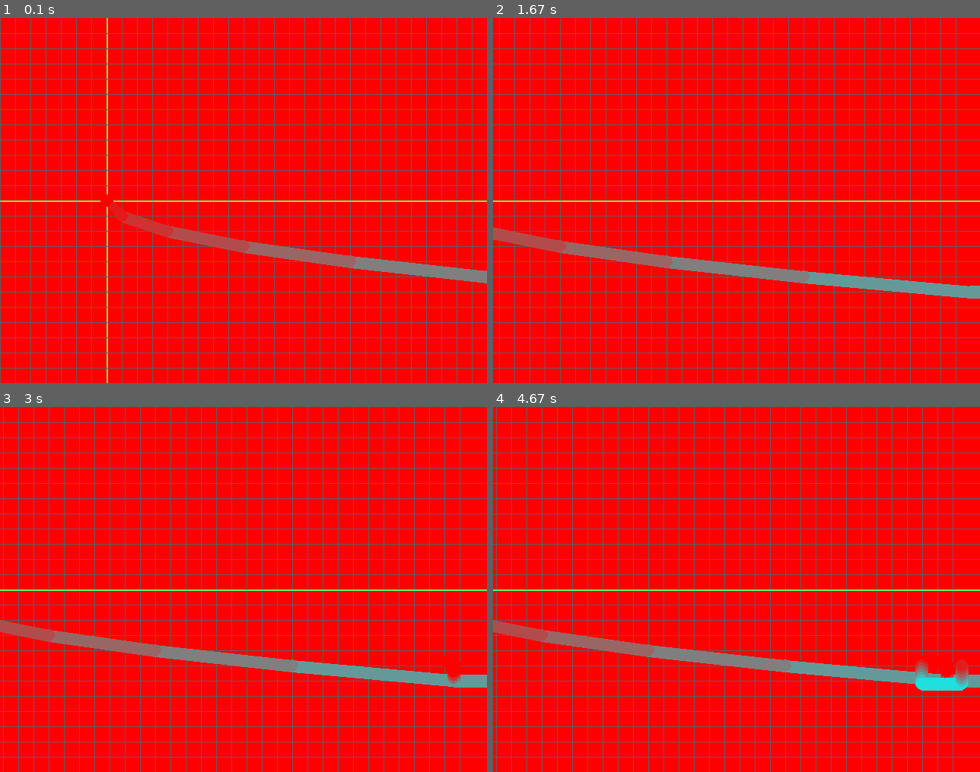
Above: before the commit, frames 1-4 (two rows, left to right).
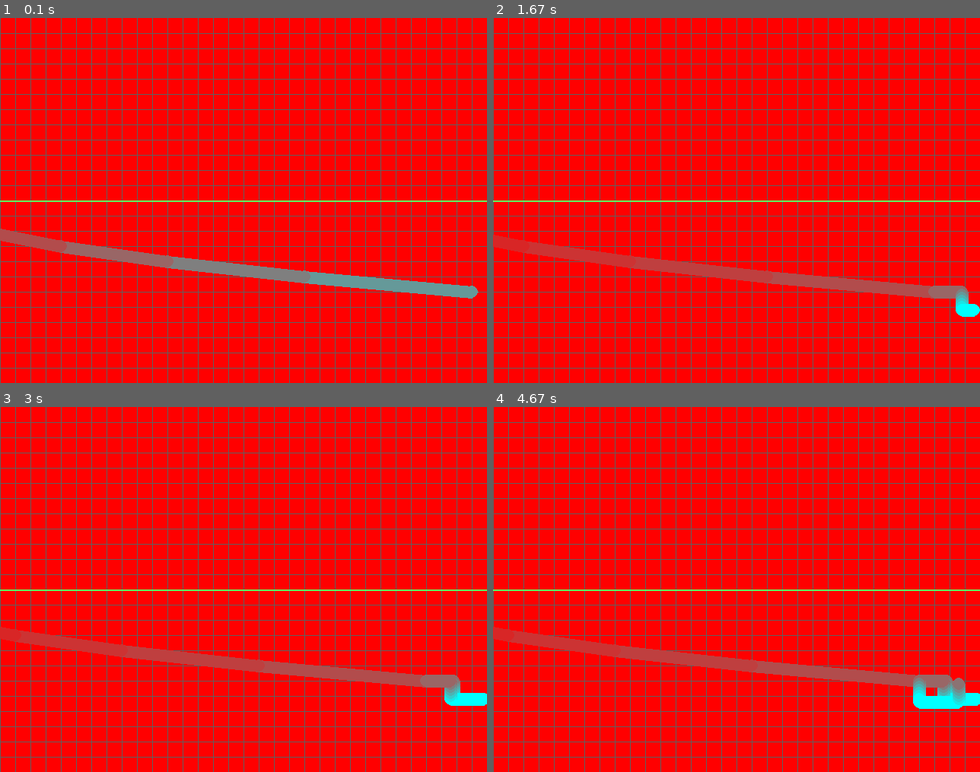
Above: after the commit, the same moments.

Repository: user736/orange_cnc
Game: pygame game, started from pygame_handler.py
Two runs of this game, one before a commit and one after it. Both use one fixed random seed, a clock stepped at 60 frames per second and the inputs below. The source is Python 2; it was converted automatically to run under Python 3.
Inputs:
- Up to frame 1 (0.1 s): no input
- Up to frame 2 (1.67 s): tap W at 0.33 s; hold Right 0.67-1.13 s; hold Up 1.17-1.47 s; hold W 1.17-1.47 s; hold Right from 1.5 s (still down)
- Up to frame 3 (3 s): release Right at 1.97 s; hold Left 2-2.53 s; hold Down 2.57-2.87 s; hold S 2.57-2.87 s; hold Left from 2.9 s (still down)
- Up to frame 4 (4.67 s): release Left at 3.3 s; hold Up 3.33-3.7 s; hold W 3.33-3.7 s; hold Right 3.73-4.37 s; hold Down from 4.4 s (still down); hold S from 4.4 s (still down)

The runs differ from the first frame. In frame 1, 6.1% of the frame differs, in the area x 0-100%, y 0-100%; in frame 2, 14%; in frame 3, 14%; in frame 4, 14%.

Commit message:
solved recursion issue during zoomin

Diff:
--- a/pygame_handler.py
+++ b/pygame_handler.py
@@ -3,6 +3,49 @@
 import pygame
 from pygame import *
 import time
+
+class Points(list):
+    def __init__(self, l=[]):
+        super(Points, self).__init__(l)
+        if l:
+            self.max_x=l[0]['x']
+            self.min_x=l[0]['x']
+            self.max_y=l[0]['y']
+            self.min_y=l[0]['y']
+            if len(l)>1:
+                for i in range(1, len(l)):
+                    if l[i]['x']>self.max_x:
+                       self.max_x=l[i]['x']
+                    if l[i]['x']<self.min_x:
+                       self.min_x=l[i]['x']
+                    if l[i]['y']>self.max_y:
+                       self.max_y=l[i]['y']
+                    if l[i]['y']<self.min_y:
+                       self.min_y=l[i]['y']
+        else:
+            self.max_x=self.min_x=self.max_y=self.min_y=None
+
+    def append(self, val):
+         super(Points, self).append(val)
+         if self.max_x is None or val['x']>self.max_x:
+             self.max_x=val['x']
+         if self.min_x is None or val['x']<self.min_x:
+             self.min_x=val['x']
+         if self.max_y is None or val['y']>self.max_y:
+             self.max_y=val['y']
+         if self.min_y is None or val['y']<self.min_y:
+             self.min_y=val['y']
+
+    def shift(self, dx, dy):
+        points=self
+        for i in range(len(points)):
+            points[i]['x']+=dx
+            points[i]['y']+=dy
+        self.max_x+=dx
+        self.min_x+=dx
+        self.max_y+=dy
+        self.min_y+=dy
+        points.append({'x':points[-1]['x'], 'y':points[-1]['y']})
 
 class cnc_screen(object):
 
@@ -39,7 +82,7 @@
             self.redraw_display()
 
     def clear(self):
-        self.points=[{'x':self.point['x'], 'y':self.point['y'], 'z':self.point['z']}]
+        self.points=Points([{'x':self.point['x'], 'y':self.point['y'], 'z':self.point['z']}])
         self.redraw_display()
 
     def redraw_display(self):
@@ -93,11 +136,7 @@
                 pygame.draw.line(self.screen, Color('#5f5f5f'), [0, y*k], [mx, y*k], 1)
 
     def shift_figure(self, dx, dy):
-        points=self.points
-        for i in range(len(points)):
-            points[i]['x']+=dx
-            points[i]['y']+=dy
-        points.append({'x':points[-1]['x'], 'y':points[-1]['y']})
+        self.points.shift(dx,dy)
 
     def g92(self, x=0, y=0, z=0):
         dx=self.point['x']-x
@@ -152,8 +191,10 @@
             k = 10
         self.mapping['kx'] = k
         self.mapping['ky'] = k
-        if zk:
+        if zk<0:
             self.redraw_display()
+        elif zk>0:
+            self.check_surf_size()
 
     def refill_colors(self):
         min_z=self.mapping['min_z']
@@ -192,16 +233,14 @@
             pygame.draw.circle(self.screen, p_s[2], (p_s[0], p_s[1]), d, 0)
             pygame.draw.circle(self.screen, p_e[2], (p_e[0], p_e[1]), d, 0)
         else:
-            x_ = p_e[0]//self.mapping['kx'] - 1
-            _x = (p_e[0]-self.surf_size[0])//self.mapping['kx'] + 1
-            y_ = p_e[1]//self.mapping['ky'] - 1
-            _y = (p_e[1]-self.surf_size[1])//self.mapping['ky'] + 1
-
-            self.mapping['dx'] -= x_*(p_e[0]<0)
-            self.surf_size[0] += _x*(p_e[0]>self.surf_size[0]) - x_*(p_e[0]<0)
-            self.mapping['dy'] -= y_*(p_e[1]<0)
-            self.surf_size[1] += _y*(p_e[1]>self.surf_size[1]) - y_*(p_e[1]<0)
-            self.redraw_display()
+            self.check_surf_size()
+
+    def check_surf_size(self):
+        self.mapping['dx'] = max(self.mapping['dx'], int(-self.points.min_x)+1)
+        self.mapping['dy'] = max(self.mapping['dy'], int(-self.points.min_y)+1)
+        self.surf_size[0]=max(self.surf_size[0],(self.mapping['dx']+int(self.points.max_x)+1)*self.mapping['kx'])
+        self.surf_size[1]=max(self.surf_size[1],(self.mapping['dy']+int(self.points.max_y)+1)*self.mapping['ky'])
+        self.redraw_display()
 
     def reset_params(self, params):
         if 'size' in params:
@@ -231,7 +270,7 @@
         if colors_changed:
             self.refill_colors()
         if not hasattr(self, 'points'):
-            self.points=[{'x':self.point['x'], 'y':self.point['y'], 'z':self.point['z']}]
+            self.points=Points([{'x':self.point['x'], 'y':self.point['y'], 'z':self.point['z']}])
 
 
 def main():
